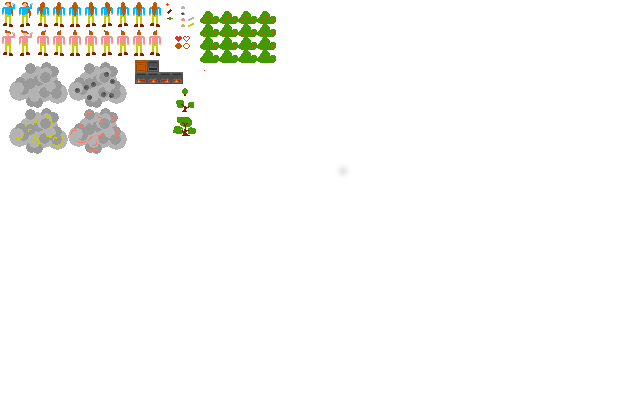
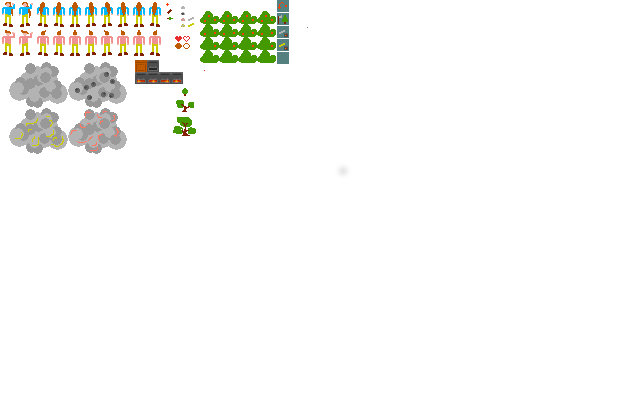
Revision of a layered w=640, h=400 image; what changed, layer by layer:
painted on "Hintergrund" over [277, 0, 308, 64]
